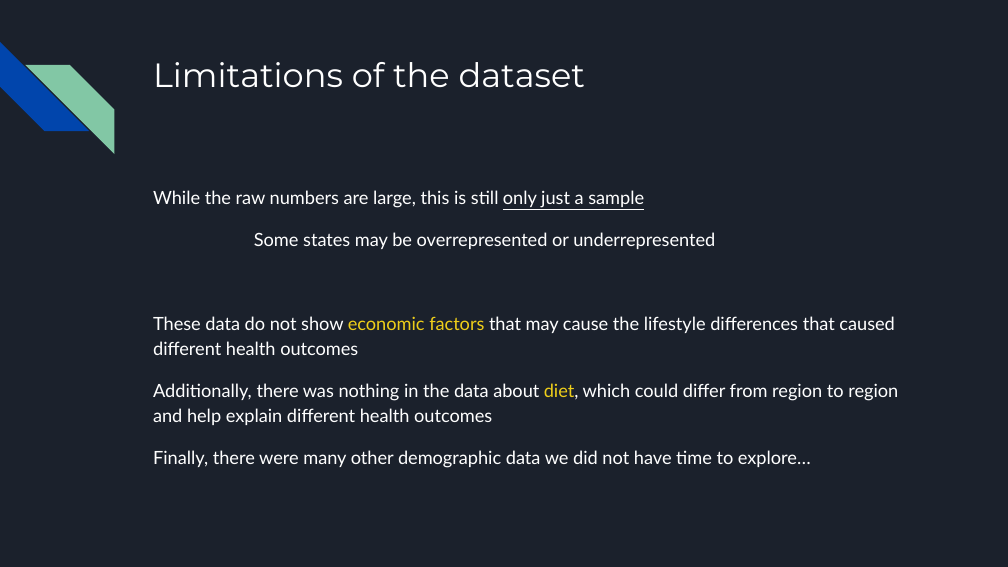
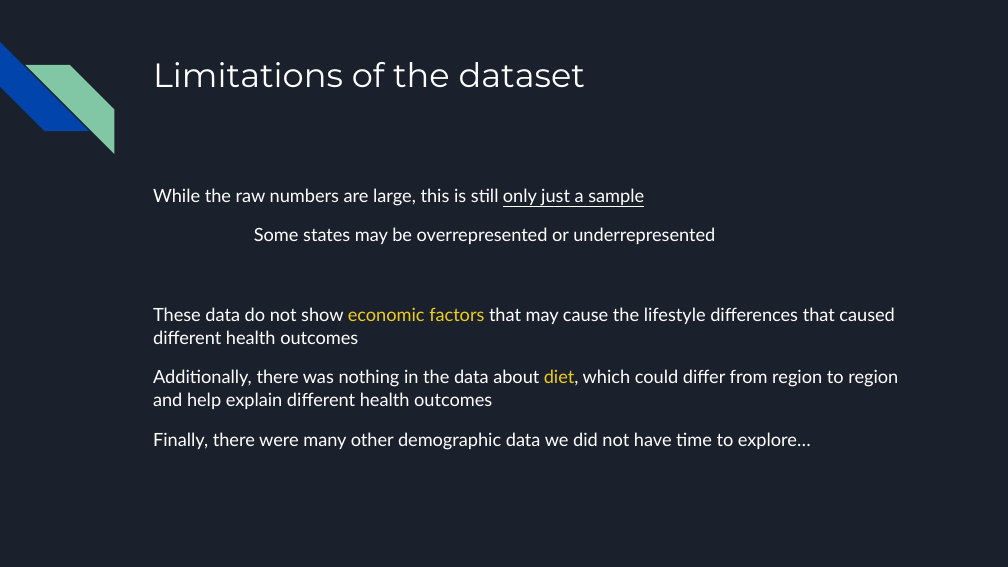
Before and after one commit to anelaherandez/Project_1_Team7, a slide deck: slide 17 of Team 7 .pptx. Drawn at 1008x567 pixels with LibreOffice and Linux fonts; fonts in the diff are those of the drawing. Boxes give left, top, right and bottom in pixels: in the first picture for what was removed or moved away, otherwise in the second. Text is boxed around its words. In the diff, an @@ line names an element or a change of style, - is before the commit and + after.

```diff
--- a/Team 7 .pptx
+++ b/Team 7 .pptx
@@ text "While the raw numbers are ..." at bbox=[153, 188, 898, 450]: line spacing 1.15 to 1.05 @@
```
Also in this commit, not shown: 7 other slides changed.
